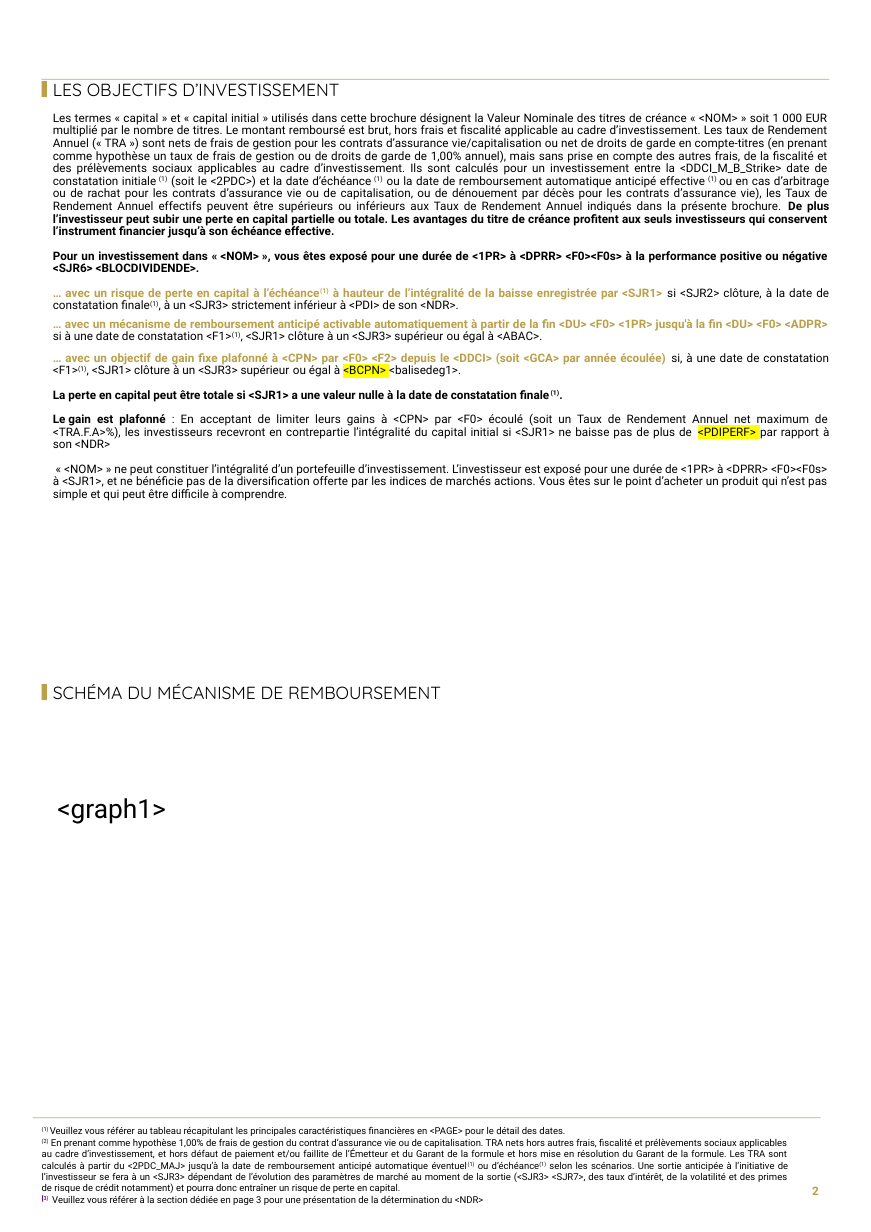
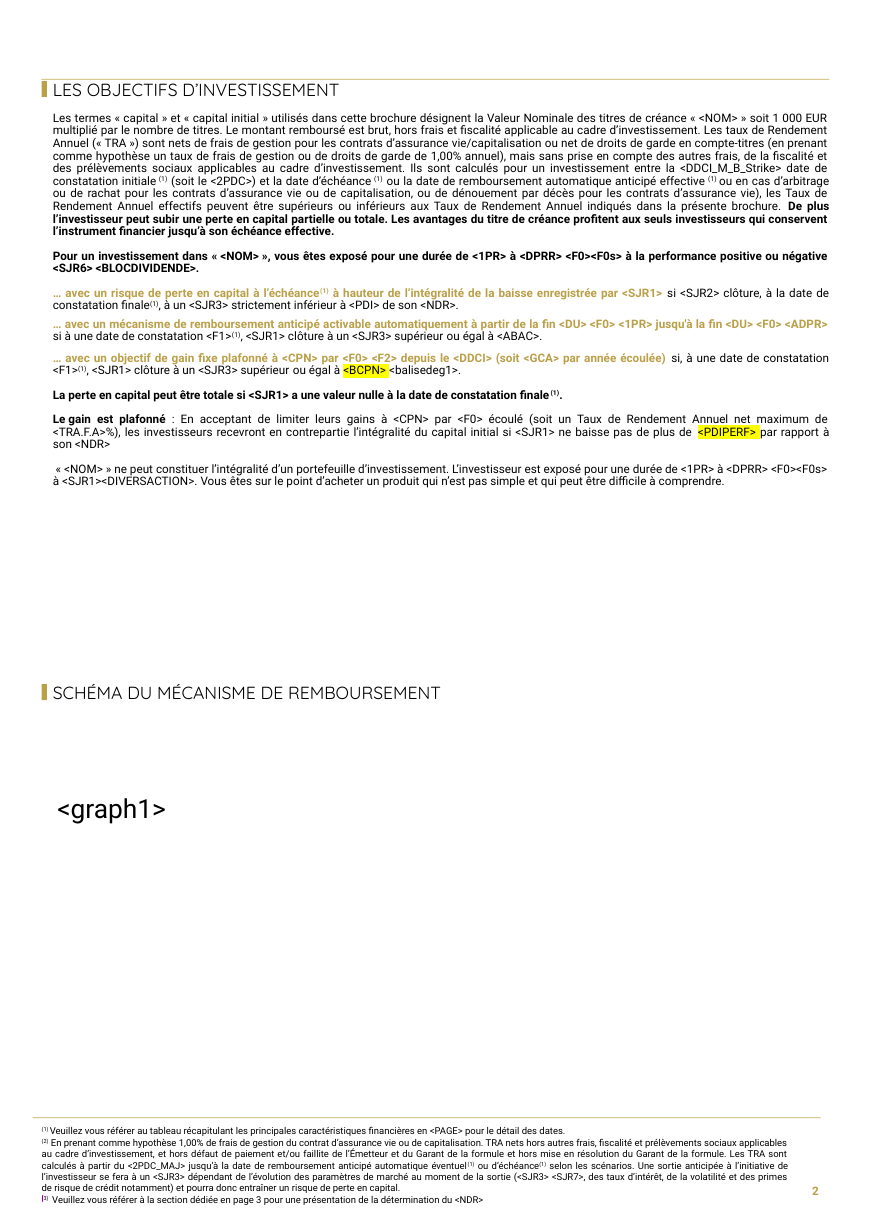
Before and after one commit to guillaumejacquin/Moulinette_Brochure_Equitim, a slide deck: slide 2 of Templates/morgan.pptx. Drawn at 871x1232 pixels with LibreOffice and Linux fonts; fonts in the diff are those of the drawing; background and template pictures are left out. Boxes give left, top, right and bottom in pixels: in the first picture for what was removed or moved away, otherwise in the second. Text is boxed around its words. In the diff, an @@ line names an element or a change of style, - is before the commit and + after.

```diff
--- a/Templates/morgan.pptx
+++ b/Templates/morgan.pptx
@@ text at (53, 464, 827, 488): text changed @@
-        « <NOM> » ne peut constituer l’intégralité d’un portefeuille d’investissement. L’investisseur est exposé pour une durée de <1PR> à <DPRR> <F0><F0s> à <SJR1>, et ne bénéficie pas de la diversification offerte par les indices de marchés actions. Vous êtes sur le point d’acheter un produit qui n’est pas simple et qui peut être difficile à comprendre.
+        « <NOM> » ne peut constituer l’intégralité d’un portefeuille d’investissement. L’investisseur est exposé pour une durée de <1PR> à <DPRR> <F0><F0s> à <SJR1><DIVERSACTION>. Vous êtes sur le point d’acheter un produit qui n’est pas simple et qui peut être difficile à comprendre.
```
Also in this commit, not shown: 2 other slides changed, 23 other files.
